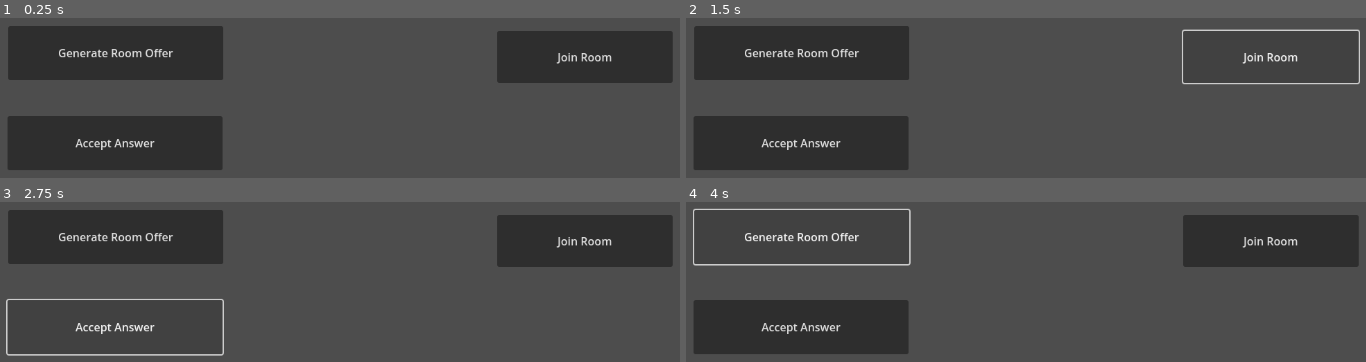
Above: before the commit, frames 1-4 (two rows, left to right).
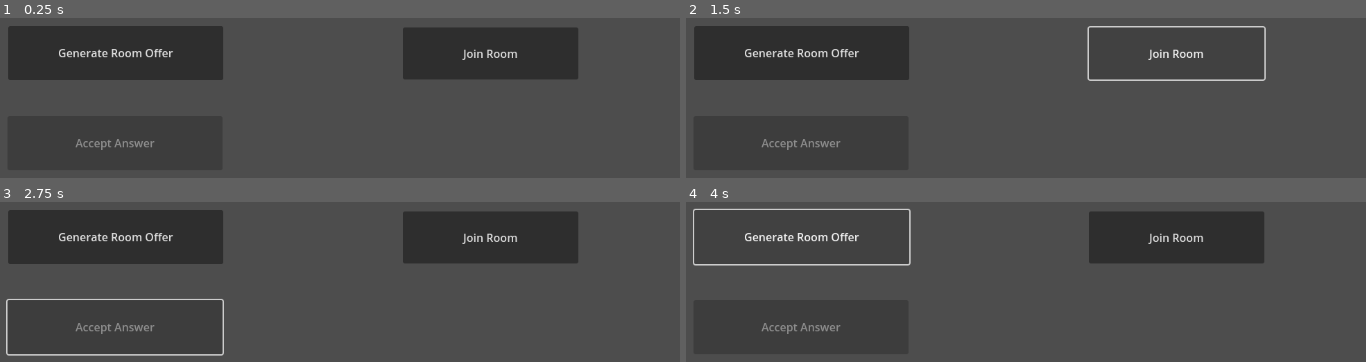
Above: after the commit, the same moments.

Repository: LegoGuy32109/godot-js-bridge
Game: Godot game, scene res://Test.tscn
The game is run twice, just before and just after one commit, with the same random seed, the same clock (stepped at 60 frames per second) and the same inputs.
Inputs (mouse positions are in pixels of both pictures, inside the frame that each line leads up to):
- Up to frame 1 (0.25 s): no input
- Up to frame 2 (1.5 s): click "Generate Room Offer" at 0.5 s; click "Join Room" at 1.25 s
- Up to frame 3 (2.75 s): click (115, 326) at 2 s, where only the run before the commit has a clickable "Accept Answer"
- Up to frame 4 (4 s): click (801, 326) at 2.75 s, where only the run before the commit has a clickable "Accept Answer"; click "Generate Room Offer" at 3.5 s

The runs differ from the first frame. In frame 1, 9.6% of the frame differs, in the area x 11-99%, y 6-83%; in frame 2, 2.2%; in frame 3, 9.7%; in frame 4, 9.6%.

Commit message:
button disabled logic added

Diff:
--- a/Test.gd
+++ b/Test.gd
@@ -1,70 +1,112 @@
 extends Node2D
 
-var console
-var document
 var window
-var Promise
 var navigator
-var jsJSON
+const ROOM_SIZE = 4
 
-# must keep callback in global scope so it isn't discarded
-var generate_offers_callback = JavaScriptBridge.create_callback(_on_generate_offers)
-func _on_generate_offers(args):
-	var result = args[0]
-	console.log(result)
-	print("Offers:", jsJSON.stringify(result))
+var room_offer: String
 
-	navigator.clipboard.writeText(jsJSON.stringify(result))
+func not_on_web() -> bool:
+	if !OS.has_feature('web'):
+		print("Test must be run on Web export")
+		return true
+	return false
+
+func get_object_from_js(js_args: Array):
+	var json = JSON.new()
+	var error = json.parse(js_args[0])
+	if error != OK:
+		print("JSON Parse Error: ", json.get_error_message(), " in ", js_args[0], " at line ", json.get_error_line())
+		return
+	var result = json.data
+	return result
 
 
-var parse_offer_callback = JavaScriptBridge.create_callback(_parse_offer_func)
-func _parse_offer_func(possible_offer_array):
-	if (possible_offer_array):
-		print("Possible Offer:", possible_offer_array)
-		console.log("Possible Offer:", JSON.stringify(possible_offer_array))
-		# var offer_pkg = jsJSON.parse(possible_offer)
-		# print(offer_pkg)
+# must keep callbacks in global scope so they aren't discarded
+var offers_generated_callback = JavaScriptBridge.create_callback(_on_offers_generated)
+func _on_offers_generated(args):
+	var result = get_object_from_js(args)
+	if (!result.success):
+		print(result)
+		return
+
+	room_offer = result.offerString
+	%copy_offer_button.visible = true
+	%accept_answer_button.disabled = false
+	%generate_offers_button.disabled = true
+
+	%join_room_button.disabled = true
+
+	print(result.message)
 
 
-var parse_answer_callback = JavaScriptBridge.create_callback(parse_answer_func)
-func parse_answer_func(possible_answer):
-	if (possible_answer):
-		var answer_pkg = jsJSON.parse(possible_answer)
-		if (answer_pkg.candidates && answer_pkg.description):
-			window.acceptAnswer(answer_pkg)
+
+
+var offers_recieved_callback = JavaScriptBridge.create_callback(_on_offers_recieved)
+func _on_offers_recieved(args):
+	var result = get_object_from_js(args)
+	if (!result.success):
+		print(result)
+		return
+
+	%join_room_button.disabled = true
+
+	%generate_offers_button.disabled = true
+	%accept_answer_button.disabled = true
+
+	print(result.message)
+
+
+var answer_accepted_callback = JavaScriptBridge.create_callback(_on_answer_accepted)
+func _on_answer_accepted(args):
+	var result = get_object_from_js(args)
+	if (!result.success):
+		print(result)
+		return
+
+	# TODO: check if room is full then disable accpeting answsers
+
+	print(result.message)
 
 
 func _ready():
-	if !OS.has_feature('web'):
-		print("Test must be run on Web export")
+	%copy_offer_button.visible = false
+	%accept_answer_button.disabled = true
+	%generate_offers_button.disabled = false
+
+	%join_room_button.disabled = false
+
+	if not_on_web():
 		return
 
-	console = JavaScriptBridge.get_interface("console")
-	document = JavaScriptBridge.get_interface("document")
+	# access the window to call js functions
 	window = JavaScriptBridge.get_interface("window")
-	Promise = JavaScriptBridge.get_interface("Promise")
 	navigator = JavaScriptBridge.get_interface("navigator")
-	jsJSON = JavaScriptBridge.get_interface("JSON")
 
 
-func _on_generate_offers_button():
-	if !OS.has_feature('web'):
-		print("Test must be run on Web export")
+func _on_generate_offers_button() -> void:
+	if not_on_web():
 		return
 
-	window.generateRoomConnections() #.then(generate_offers_callback)
+	# generate connections for each peer, host does not need one
+	window.generateRoomConnections(ROOM_SIZE - 1).then(offers_generated_callback)
 
-func _on_join_room_button():
-	if !OS.has_feature('web'):
-		print("Test must be run on Web export")
+func _on_join_room_button() -> void:
+	if not_on_web():
 		return
 
-	window.receiveConnectionOffers() #.then(answers_generated_callback)
+	window.receiveConnectionOffers().then(offers_recieved_callback)
 
-func _on_accept_answer_button():
-	if !OS.has_feature('web'):
-		print("Test must be run on Web export")
+func _on_accept_answer_button() -> void:
+	if not_on_web():
 		return
 
-	window.acceptAnswer()#.then(parse_answer_callback)
-	# navigator.clipboard.readText()
+	window.acceptAnswer().then(answer_accepted_callback)
+
+
+func _on_copy_offer_button() -> void:
+	if (room_offer):
+		navigator.clipboard.writeText(room_offer)
+		print("Copied room offer to clipboard")
+	else:
+		printerr("No room offer in scope")
--- a/Test.tscn
+++ b/Test.tscn
@@ -8,6 +8,7 @@
 [node name="Host Controls" type="Node2D" parent="."]
 
 [node name="accept_answer_button" type="Button" parent="Host Controls"]
+unique_name_in_owner = true
 offset_left = 57.0
 offset_top = 159.0
 offset_right = 367.0
@@ -15,21 +16,32 @@
 text = "Accept Answer"
 
 [node name="generate_offers_button" type="Button" parent="Host Controls"]
+unique_name_in_owner = true
 offset_left = 58.0
 offset_top = 29.0
 offset_right = 368.0
 offset_bottom = 107.0
 text = "Generate Room Offer"
 
+[node name="copy_offer_button" type="Button" parent="Host Controls"]
+unique_name_in_owner = true
+offset_left = 128.0
+offset_top = 110.0
+offset_right = 293.0
+offset_bottom = 141.0
+text = "Copy Offer Text"
+
 [node name="Guest Controls" type="Node2D" parent="."]
 
 [node name="join_room_button" type="Button" parent="Guest Controls"]
-offset_left = 763.0
-offset_top = 36.0
-offset_right = 1016.0
-offset_bottom = 111.0
+unique_name_in_owner = true
+offset_left = 627.0
+offset_top = 31.0
+offset_right = 880.0
+offset_bottom = 106.0
 text = "Join Room"
 
 [connection signal="pressed" from="Host Controls/accept_answer_button" to="." method="_on_accept_answer_button"]
 [connection signal="pressed" from="Host Controls/generate_offers_button" to="." method="_on_generate_offers_button"]
+[connection signal="pressed" from="Host Controls/copy_offer_button" to="." method="_on_copy_offer_button"]
 [connection signal="pressed" from="Guest Controls/join_room_button" to="." method="_on_join_room_button"]
Not shown, changed: htmlShell.html
